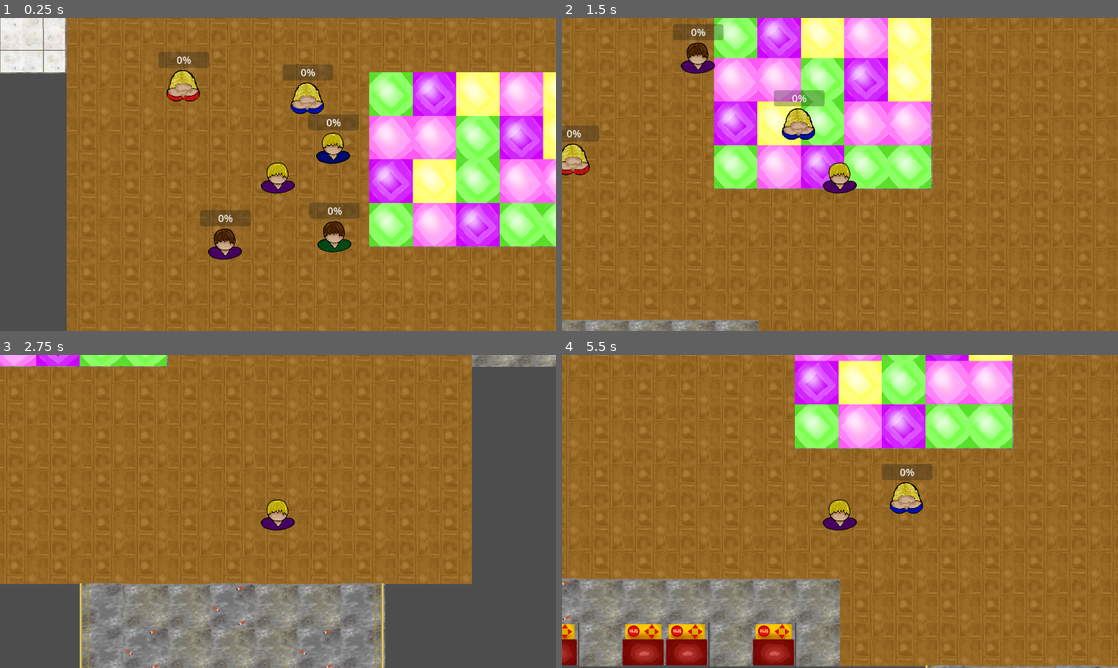
Above: before the commit, frames 1-4 (two rows, left to right).
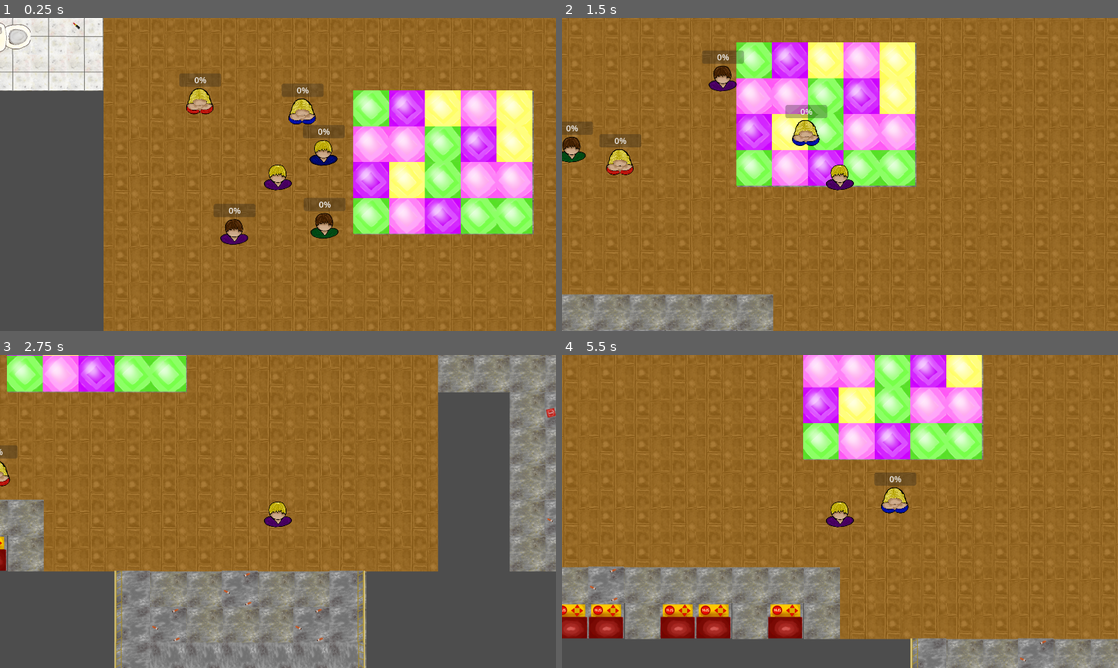
Above: after the commit, the same moments.

Repository: mntjams/game-jam-25-2
Game: Godot game, scene res://scenes/game.tscn
Same seed, same stepped clock (60 frames per second), same inputs: the game is played once before the commit and once after it. The engine's default icon, where the game draws it, is replaced by a stand-in: a white triangle on a blue panel in a dark square. Sound files missing from this copy of the repository are replaced by a short silence.
Inputs:
- Up to frame 1 (0.25 s): no input
- Up to frame 2 (1.5 s): hold D (right) 0.53-1.28 s; hold E (interact) 0.53-1.28 s; hold S (down) from 1.28 s (still down); tap Space (slots) at 1.35 s
- Up to frame 3 (2.75 s): release S (down) at 2.03 s; hold D (right) from 2.03 s (still down); tap Q at 2.1 s
- Up to frame 4 (5.5 s): release D (right) at 2.78 s; hold W (up) 2.78-3.53 s; tap E (interact) at 2.85 s; hold A (left) 3.53-5.03 s; tap Space (slots) at 3.6 s; tap Q at 4.35 s; hold S (down) from 5.03 s (still down); hold E (interact) from 5.03 s (still down)

The runs differ from the first frame. In frame 1, 34% of the frame differs, in the area x 0-100%, y 0-100%; in frame 2, 27%; in frame 3, 29%; in frame 4, 31%.

Commit message:
Change camera zoom

Diff:
--- a/scenes/player.tscn
+++ b/scenes/player.tscn
@@ -33,6 +33,7 @@
 debug_path_custom_color = Color(1, 0, 0, 1)
 
 [node name="Camera2D" type="Camera2D" parent="."]
+zoom = Vector2(0.825, 0.825)
 
 [node name="CPUParticles2D" type="CPUParticles2D" parent="."]
 emitting = false
